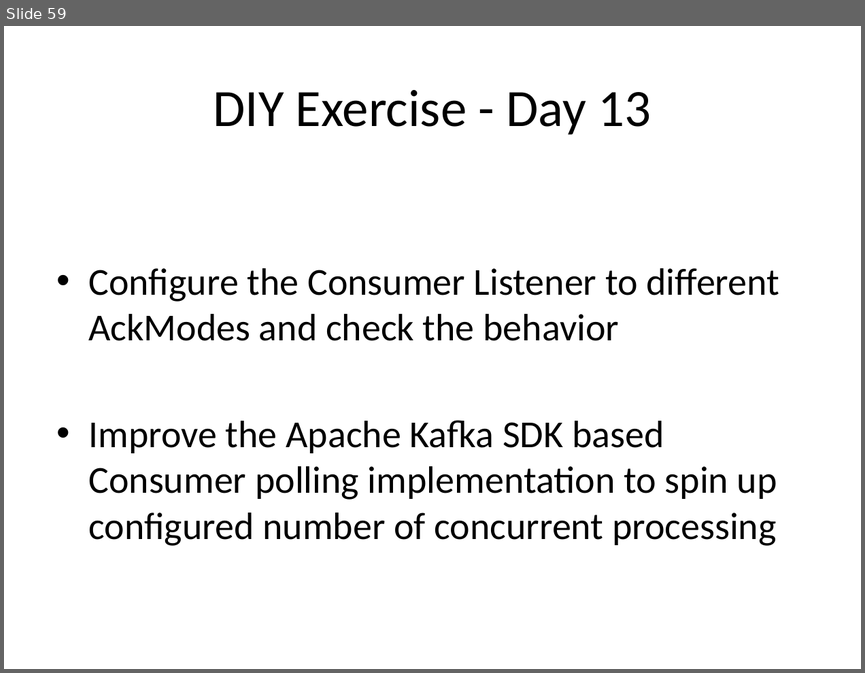
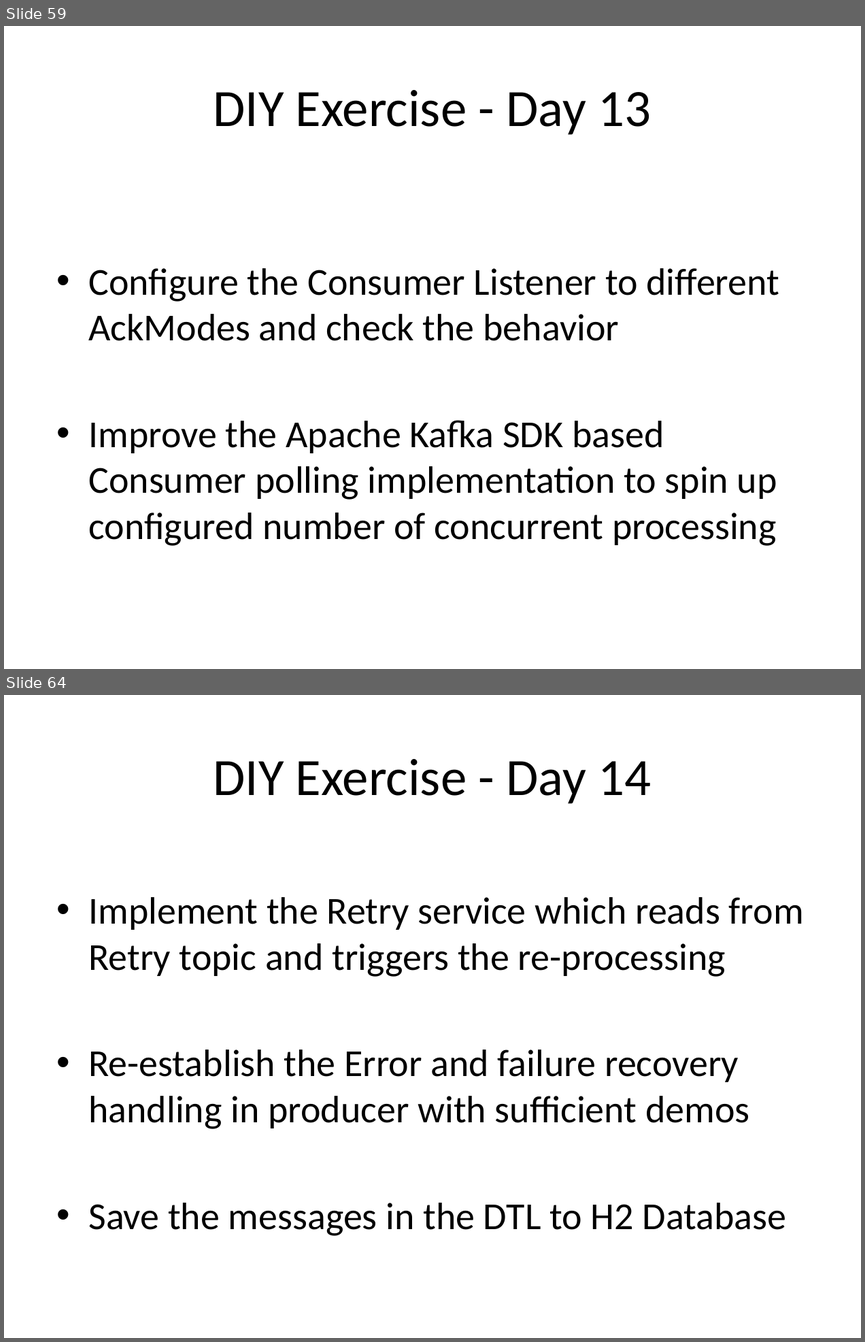
Before and after one commit to sreedharsingaraju/KafkaTutorials, a slide deck: PPT/Kafka-Teaching-Flow.pptx. Shown one above the other, each under a label of ours: slide 59 before the commit, slides 59 and 64 after it; the slides between them are not shown. The pictures are 865x673 and 865x1342 pixels, drawn with LibreOffice and Linux fonts; fonts in the diff are those of the drawing. Boxes give left, top, right and bottom in pixels: in the first picture for what was removed or moved away, otherwise in the second. Text is boxed around its words. In the diff, an @@ line names an element or a change of style, - is before the commit and + after.

```diff
--- a/PPT/Kafka-Teaching-Flow.pptx
+++ b/PPT/Kafka-Teaching-Flow.pptx
@@ slide 64 added at (4,695,861,1338), background #FFFFFF @@
@@ title added at (213,759,651,804), 44 pt, text #000000 @@
+DIY Exercise - Day 14
@@ text added at (88,897,804,1236), 32 pt, text #000000 @@
+• Implement the Retry service which reads from Retry topic and triggers the re-processing
+• Re-establish the Error and failure recovery handling in producer with sufficient demos
+• Save the messages in the DTL to H2 Database
```
Also in this commit, not shown: 4 other slides added, 2 other files.
